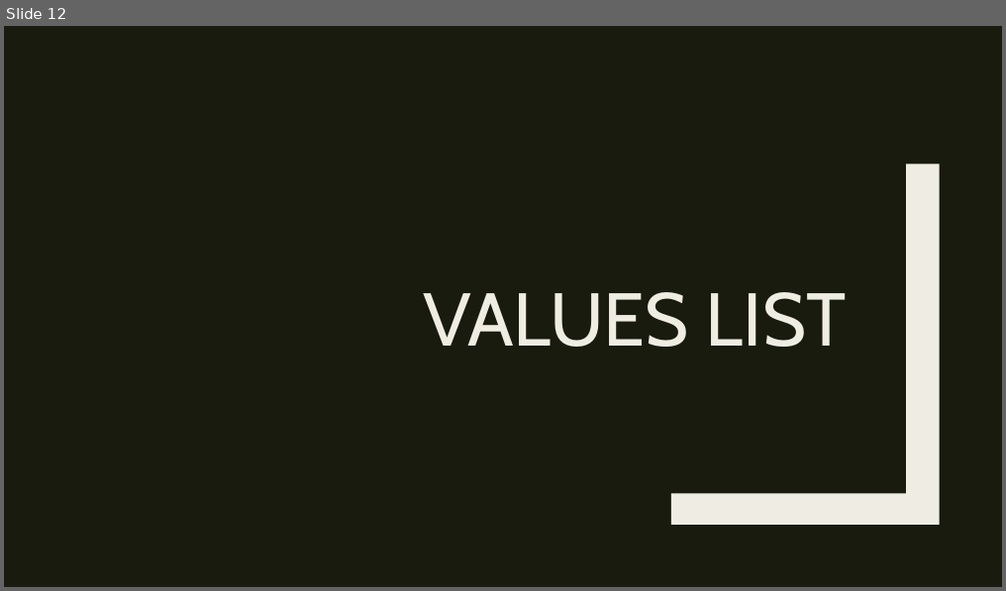
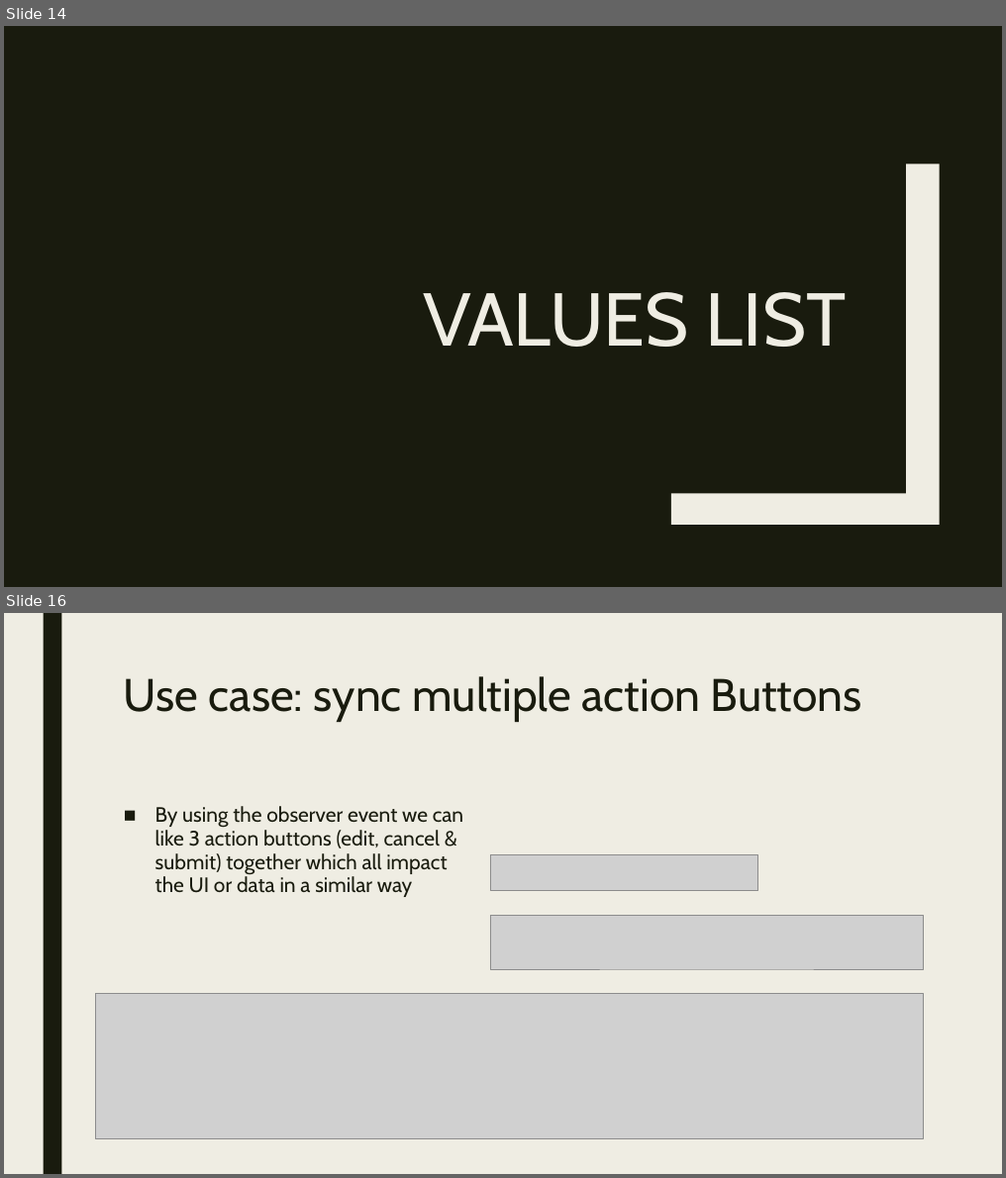
Before and after one commit to RforOperations2018/Class_5, a slide deck: Class 6.pptx. Shown one above the other, each under a label of ours: slide 12 before the commit, slides 14 and 16 after it; the slides between them are not shown. The pictures are 1006x591 and 1006x1178 pixels, drawn with LibreOffice and Linux fonts; fonts in the diff are those of the drawing; grey boxes stand for pictures. Boxes give left, top, right and bottom in pixels: in the first picture for what was removed or moved away, otherwise in the second. Text is boxed around its words. In the diff, an @@ line names an element or a change of style, - is before the commit and + after.

```diff
--- a/Class 6.pptx
+++ b/Class 6.pptx
@@ slide 16 added at (x1=4, y1=613, x2=1002, y2=1174), background #EFEDE3 @@
@@ rectangle added at (x1=43, y1=613, x2=61, y2=1174), fill #191B0E @@
@@ title added at (x1=124, y1=676, x2=862, y2=722), 44 pt, text #191B0E @@
+Use case: sync multiple action Buttons
@@ text added at (x1=155, y1=806, x2=463, y2=897), 20 pt, text #191B0E @@
+■ By using the observer event we can like 3 action buttons (edit, cancel & submit) together which all impact the UI or data in a similar way
@@ picture added at (x1=490, y1=855, x2=757, y2=891) @@
@@ picture added at (x1=490, y1=916, x2=924, y2=969) @@
@@ picture added at (x1=95, y1=994, x2=924, y2=1140) @@
@@ what was slide 12 is now slide 14 @@
```
Also in this commit, not shown: 3 slides changed, 10 other slides added, 2 other files.
